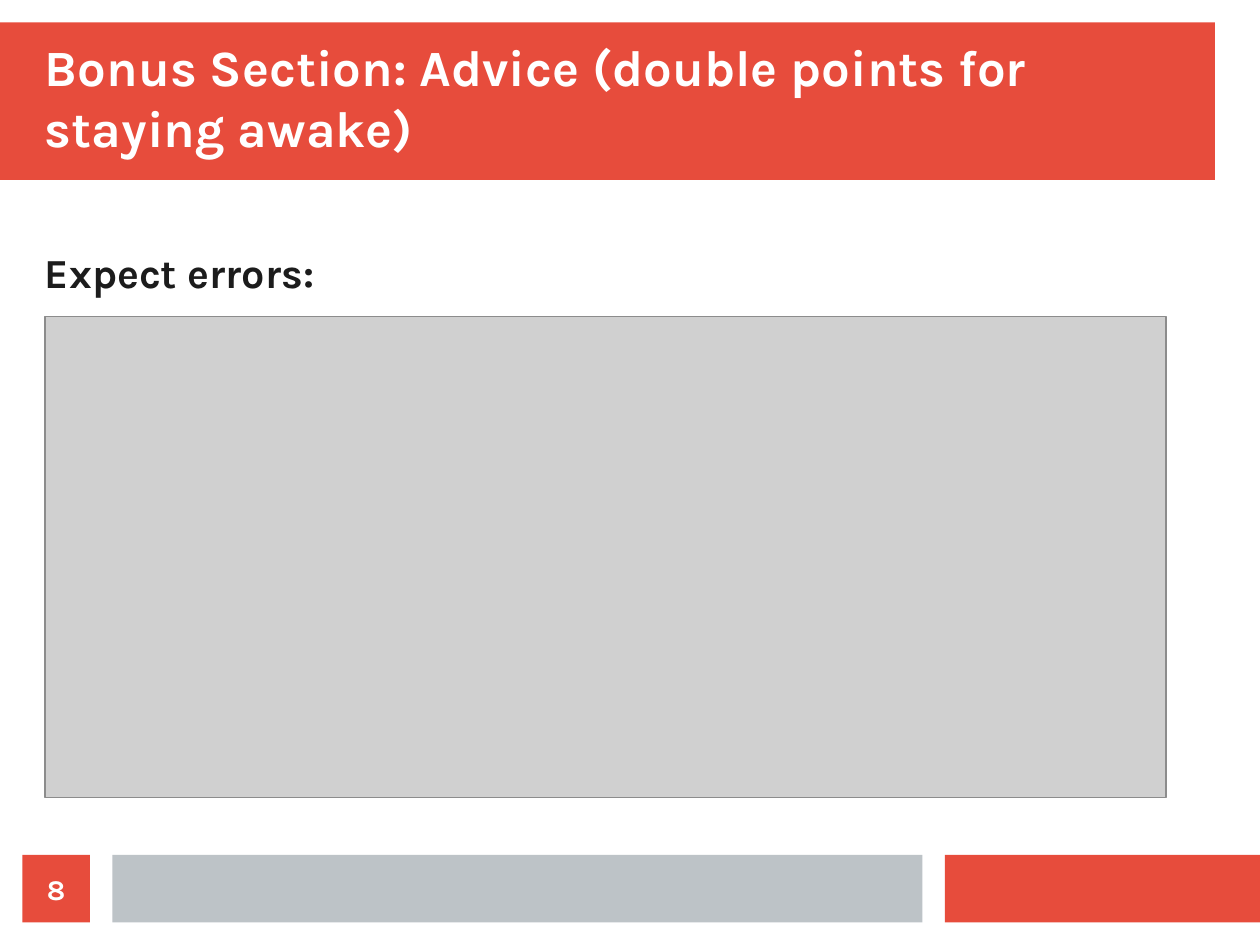
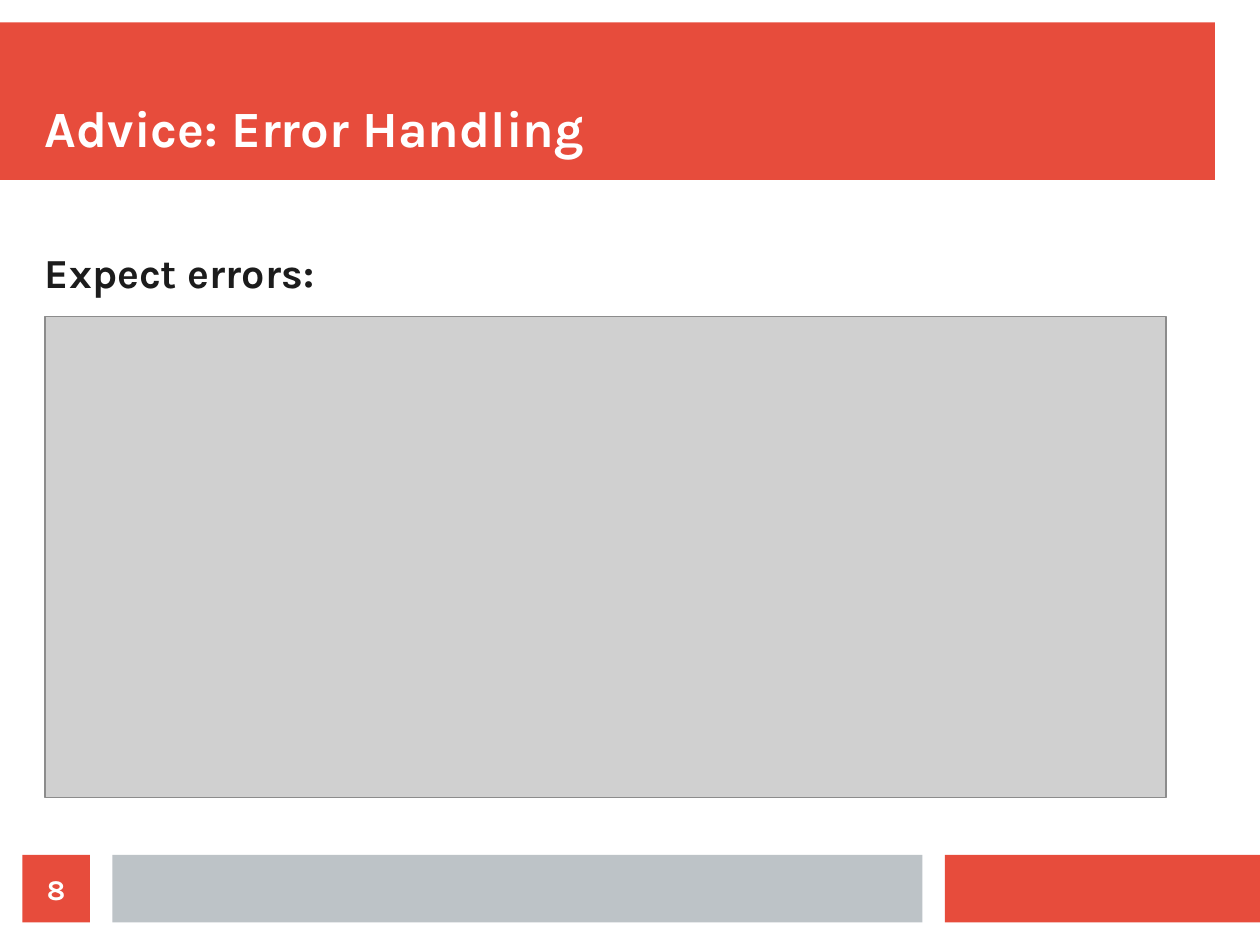
Before and after one commit to Lewington-pitsos/web_scraping_presentation, a slide deck: slide 8 of web_scraping.odp. Drawn at 1260x945 pixels with LibreOffice and Linux fonts; fonts in the diff are those of the drawing; grey boxes stand for pictures. Boxes give left, top, right and bottom in pixels: in the first picture for what was removed or moved away, otherwise in the second. Text is boxed around its words. In the diff, an @@ line names an element or a change of style, - is before the commit and + after.

```diff
--- a/web_scraping.odp
+++ b/web_scraping.odp
@@ title at [45, 111, 584, 159]: text changed @@
-Bonus Section: Advice (double points for staying awake)
+Advice: Error Handling
```
Also in this commit, not shown: 4 other slides changed, 2 slides removed, 13 other files.
